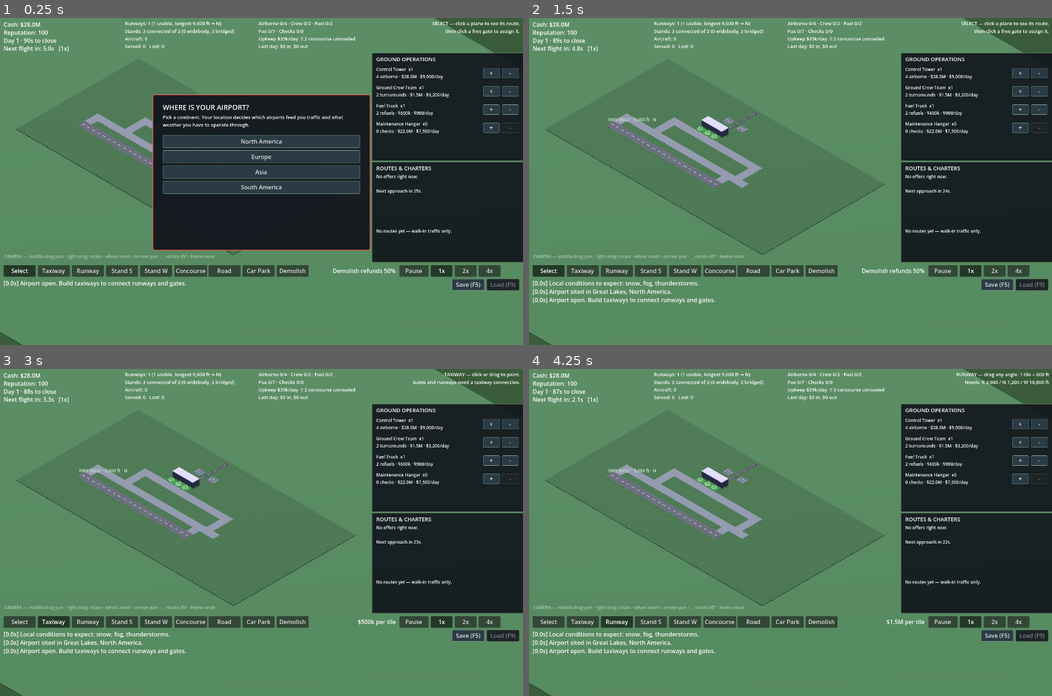
Above: before the commit, frames 1-4 (two rows, left to right).
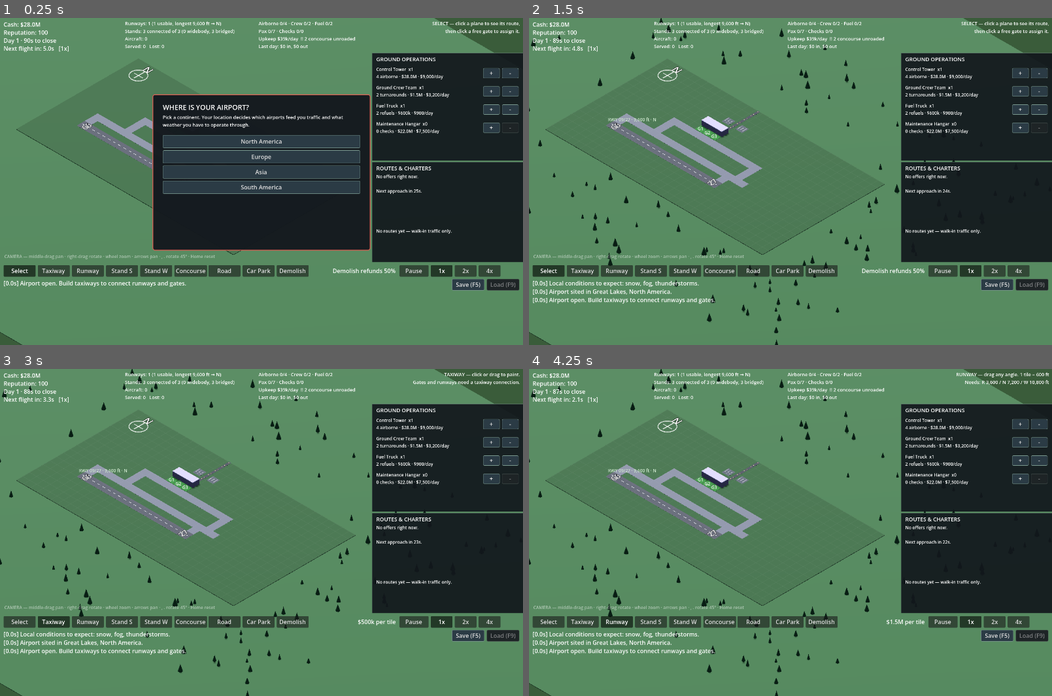
Above: after the commit, the same moments.

Repository: gerp93/airport
Game: Godot game, scene res://Main.tscn
Same seed, same stepped clock (60 frames per second), same inputs: the game is played once before the commit and once after it.
Inputs:
- Up to frame 1 (0.25 s): no input
- Up to frame 2 (1.5 s): click "North America" at 0.5 s; click "Great Lakes — Snow, Fog, Thun…" at 1.25 s
- Up to frame 3 (3 s): click "Select" at 2 s; click "Taxiway" at 2.75 s
- Up to frame 4 (4.25 s): click "Runway" at 3.5 s

The runs differ from the first frame. In frame 1, less than 0.1% of the frame differs, in the area x 15-30%, y 14-34%; in frame 2, 1.0%, in the area x 0-82%, y 0-100%; in frame 3, 1.0%; in frame 4, 1.0%.

Commit message:
Add regional terrain, animated weather, closure banner and markings
Five visual additions, none of which touch the simulation or the save
format.

Terrain: nine terrain types in Regions.gd, mapped across the twelve
regions, each setting ground colour and what is scattered outside the
fence — mountains with snow caps for Alpine and Andean, mesas for the
desert, conifers, palms, dunes and scrub elsewhere. Scatter is seeded
from the terrain name so the skyline is stable across rebuilds; a fresh
scatter on every taxiway placed would make the horizon crawl.

Weather: CPUParticles3D (not GPU — the project runs gl_compatibility)
for snow, rain and drifting fog, parented to the camera pivot so it
follows the view rather than sitting over one corner of the field.

Closure: a pulsing banner across the top of the view. A closure stops
every movement on the field and previously said so only as one line in
a scrolling log.

Runway designators painted on the pavement at each threshold. This
needed a new AirportGrid.runway_end_labels(): runway_headings() sorts
its pair so the name reads low-first, which throws away which number
belongs at which end, and a painted marking cannot be sorted — the
number under your wheels is the heading you fly once you rotate.

Compass rose on the field's north-west corner. Painted as ground
geometry rather than a HUD widget so it stays truthful as the camera
rotates; north reads up-and-right at the default 45 yaw, which is
correct rather than a bug.

Co-Authored-By: Claude Sonnet 5 <noreply@anthropic.com>

Diff:
--- a/AirportGrid.gd
+++ b/AirportGrid.gd
@@ -434,6 +434,52 @@
 		suffix = ["L", "C", "R"][idx]
 	var mirrored: String = {"L": "R", "R": "L", "C": "C"}.get(suffix, suffix)
 	return "%02d%s/%02d%s" % [pair[0], suffix, pair[1], mirrored]
+
+
+# The designator painted on each threshold, as [at_a, at_b].
+#
+# `runway_headings` sorts its pair so the name reads low-first, which throws away
+# which number belongs at which end. The painted marking cannot be sorted: the
+# number under your wheels is the heading you will be flying once you rotate, so
+# the a->b heading is painted at a and its reciprocal at b.
+func runway_end_labels(r: Dictionary) -> Array:
+	var d: Vector2 = runway_direction(r)
+	var deg: float = rad_to_deg(atan2(d.x, -d.y))
+	if deg < 0.0:
+		deg += 360.0
+	var at_a := int(round(deg / 10.0))
+	if at_a == 0:
+		at_a = 36
+	var at_b := at_a + 18
+	if at_b > 36:
+		at_b -= 36
+
+	# Parallel runways carry L/C/R, and the suffix mirrors at the far end exactly
+	# as it does in reality — 09L is 27R read from the other threshold.
+	var suffix := ""
+	var pair := runway_headings(r)
+	var siblings := []
+	for other in runways:
+		if runway_headings(other) == pair:
+			siblings.append(other)
+	if siblings.size() > 1:
+		var axis := runway_direction(r)
+		var perp := Vector2(-axis.y, axis.x)
+		siblings.sort_custom(func(x, y): return perp.dot(x["a"]) < perp.dot(y["a"]))
+		var idx := 0
+		for i in siblings.size():
+			if siblings[i]["id"] == r["id"]:
+				idx = i
+				break
+		if siblings.size() == 2:
+			suffix = "L" if idx == 0 else "R"
+		elif siblings.size() == 3:
+			suffix = ["L", "C", "R"][idx]
+		else:
+			suffix = str(idx + 1)
+
+	var mirrored: String = {"L": "R", "R": "L", "C": "C"}.get(suffix, suffix)
+	return ["%02d%s" % [at_a, suffix], "%02d%s" % [at_b, mirrored]]
 
 
 # Taxiway touching the pavement nearest the threshold: where an outbound aircraft
--- a/Main.gd
+++ b/Main.gd
@@ -228,6 +228,12 @@
 @onready var tool_info_label: Label = $UI/ToolInfoLabel
 @onready var log_label: RichTextLabel = $UI/LogLabel
 
+# Built in code rather than added to Main.tscn: it is a full-width overlay that
+# only ever appears during a closure, and keeping it here keeps the scene file
+# describing the permanent HUD.
+var closure_banner: Panel
+var closure_label: Label
+
 
 func _ready() -> void:
 	randomize()
@@ -265,6 +271,7 @@
 	$UI/SaveBtn.pressed.connect(save_game)
 	$UI/LoadBtn.pressed.connect(load_game)
 	_refresh_save_buttons()
+	_build_closure_banner()
 
 	# Godot's default Button style nearly vanishes on a dark panel, so the sidebar
 	# controls get an explicit one.
@@ -296,6 +303,52 @@
 	# session — they shouldn't make a network call or depend on GitHub being up.
 	if not (_echo_log or _auto_sign):
 		_check_for_update()
+
+
+# A closure stops every movement on the field, which previously said so only as
+# one line in a scrolling log. It is the single most consequential thing the
+# weather does, so it gets a banner across the top of the view.
+func _build_closure_banner() -> void:
+	closure_banner = Panel.new()
+	var style := StyleBoxFlat.new()
+	style.bg_color = Color(0.42, 0.10, 0.10, 0.93)
+	style.border_color = Color(1.0, 0.45, 0.35)
+	style.border_width_left = 2
+	style.border_width_top = 2
+	style.border_width_right = 2
+	style.border_width_bottom = 2
+	style.corner_radius_top_left = 5
+	style.corner_radius_top_right = 5
+	style.corner_radius_bottom_left = 5
+	style.corner_radius_bottom_right = 5
+	closure_banner.add_theme_stylebox_override("panel", style)
+	closure_banner.position = Vector2(150, 104)
+	closure_banner.size = Vector2(724, 48)
+	closure_banner.visible = false
+	$UI.add_child(closure_banner)
+
+	closure_label = Label.new()
+	closure_label.position = Vector2(0, 0)
+	closure_label.size = Vector2(724, 48)
+	closure_label.horizontal_alignment = HORIZONTAL_ALIGNMENT_CENTER
+	closure_label.vertical_alignment = VERTICAL_ALIGNMENT_CENTER
+	closure_label.add_theme_font_size_override("font_size", 20)
+	closure_label.add_theme_color_override("font_color", Color(1, 0.92, 0.88))
+	closure_banner.add_child(closure_label)
+
+
+func _update_closure_banner() -> void:
+	var closed := wx_closed()
+	closure_banner.visible = closed
+	if not closed:
+		return
+	closure_label.text = "⛔  AIRPORT CLOSED — %s  ·  %s" % [
+		weather.get("name", "Weather"), weather.get("blurb", ""),
+	]
+	# Slow pulse on the border, so it stays noticeable without strobing.
+	var pulse: float = 0.55 + 0.45 * absf(sin(time_elapsed * 2.2))
+	var sb: StyleBoxFlat = closure_banner.get_theme_stylebox("panel")
+	sb.border_color = Color(1.0, 0.45, 0.35, pulse)
 
 
 func _check_for_update() -> void:
@@ -364,6 +417,9 @@
 			return
 		region = regions[i]
 		setup_stage = 2
+		# Terrain is purely cosmetic, but it can only be applied now: the
+		# renderer is built in _ready, well before a region exists.
+		render3d.set_terrain(Regions.TERRAIN[region["terrain"]])
 		_show_setup()
 		add_log("Airport sited in %s, %s." % [region["name"], continent_name])
 		var kinds := []
@@ -2140,7 +2196,9 @@
 	render3d.rebuild_if_dirty()
 	render3d.sync_gates()
 	render3d.sync_planes(_plane_records())
+	render3d.set_weather(weather.get("kind", ""))
 	_sync_ghost()
+	_update_closure_banner()
 
 
 # Altitude is a rendering concern only — the simulation is still purely 2D, and
--- a/Regions.gd
+++ b/Regions.gd
@@ -36,12 +36,78 @@
 	},
 }
 
+# Terrain is cosmetic — it changes the ground colour and what is scattered
+# around the airport perimeter, never the simulation. Regions share terrains
+# where they plausibly look alike, rather than each inventing its own.
+#
+#   field    - the airport's own ground, inside the fence
+#   surround - the land beyond it
+#   feature  - what is scattered outside the perimeter
+#   accent   - snow caps, foliage; meaning depends on the feature
+const TERRAIN := {
+	"temperate": {
+		"name": "temperate grassland",
+		"field": Color(0.19, 0.31, 0.19), "surround": Color(0.227, 0.361, 0.227),
+		"feature": "conifers", "feature_color": Color(0.13, 0.26, 0.16),
+		"accent": Color(0.20, 0.34, 0.20), "density": 150,
+	},
+	"desert": {
+		"name": "desert",
+		"field": Color(0.62, 0.51, 0.33), "surround": Color(0.70, 0.58, 0.39),
+		"feature": "mesas", "feature_color": Color(0.55, 0.36, 0.25),
+		"accent": Color(0.66, 0.46, 0.32), "density": 70,
+	},
+	"forest": {
+		"name": "temperate rainforest",
+		"field": Color(0.17, 0.28, 0.18), "surround": Color(0.15, 0.25, 0.17),
+		"feature": "conifers", "feature_color": Color(0.09, 0.20, 0.12),
+		"accent": Color(0.14, 0.28, 0.16), "density": 320,
+	},
+	"coastal": {
+		"name": "coastal lowland",
+		"field": Color(0.24, 0.33, 0.24), "surround": Color(0.28, 0.36, 0.28),
+		"feature": "dunes", "feature_color": Color(0.61, 0.57, 0.40),
+		"accent": Color(0.42, 0.45, 0.34), "density": 110,
+	},
+	"alpine": {
+		"name": "alpine",
+		"field": Color(0.24, 0.31, 0.24), "surround": Color(0.28, 0.33, 0.29),
+		"feature": "mountains", "feature_color": Color(0.34, 0.35, 0.38),
+		"accent": Color(0.93, 0.95, 0.97), "density": 46,
+	},
+	"highland": {
+		"name": "high sierra",
+		"field": Color(0.42, 0.36, 0.26), "surround": Color(0.46, 0.39, 0.29),
+		"feature": "mountains", "feature_color": Color(0.44, 0.33, 0.26),
+		"accent": Color(0.88, 0.86, 0.82), "density": 52,
+	},
+	"scrubland": {
+		"name": "dry scrub",
+		"field": Color(0.42, 0.42, 0.25), "surround": Color(0.48, 0.46, 0.29),
+		"feature": "scrub", "feature_color": Color(0.31, 0.35, 0.21),
+		"accent": Color(0.52, 0.48, 0.30), "density": 170,
+	},
+	"tropical": {
+		"name": "tropical",
+		"field": Color(0.18, 0.34, 0.20), "surround": Color(0.16, 0.31, 0.19),
+		"feature": "palms", "feature_color": Color(0.14, 0.30, 0.17),
+		"accent": Color(0.22, 0.42, 0.22), "density": 200,
+	},
+	"steppe": {
+		"name": "open steppe",
+		"field": Color(0.47, 0.44, 0.28), "surround": Color(0.52, 0.48, 0.31),
+		"feature": "scrub", "feature_color": Color(0.40, 0.39, 0.24),
+		"accent": Color(0.55, 0.51, 0.33), "density": 80,
+	},
+}
+
 const CONTINENTS := [
 	{
 		"name": "North America",
 		"regions": [
 			{
 				"name": "Great Lakes",
+				"terrain": "temperate",
 				"weather": ["snow", "fog", "storm"],
 				"origins": [
 					["HRB", "Harbour Point"], ["KWN", "Kewanee"], ["MTC", "Mount Clair"],
@@ -50,6 +116,7 @@
 			},
 			{
 				"name": "Desert Southwest",
+				"terrain": "desert",
 				"weather": ["heat", "storm", "crosswind"],
 				"origins": [
 					["RDM", "Red Mesa"], ["SLV", "Silverton"], ["CTS", "Cactus Flat"],
@@ -58,6 +125,7 @@
 			},
 			{
 				"name": "Pacific Northwest",
+				"terrain": "forest",
 				"weather": ["fog", "storm", "crosswind"],
 				"origins": [
 					["EVG", "Evergreen"], ["CDR", "Cedar Sound"], ["RNR", "Rainier Vale"],
@@ -71,6 +139,7 @@
 		"regions": [
 			{
 				"name": "North Sea Coast",
+				"terrain": "coastal",
 				"weather": ["fog", "storm", "crosswind"],
 				"origins": [
 					["NHV", "Norderhaven"], ["BRG", "Bruggen"], ["ALK", "Aalkirk"],
@@ -79,6 +148,7 @@
 			},
 			{
 				"name": "Alpine Interior",
+				"terrain": "alpine",
 				"weather": ["snow", "fog", "crosswind"],
 				"origins": [
 					["HCB", "Hochberg"], ["VLD", "Valdenne"], ["STM", "Steinmark"],
@@ -87,6 +157,7 @@
 			},
 			{
 				"name": "Mediterranean",
+				"terrain": "scrubland",
 				"weather": ["heat", "storm", "fog"],
 				"origins": [
 					["PLR", "Portalero"], ["CSB", "Casabella"], ["ARG", "Argenta"],
@@ -100,6 +171,7 @@
 		"regions": [
 			{
 				"name": "Monsoon Coast",
+				"terrain": "tropical",
 				"weather": ["storm", "fog", "heat"],
 				"origins": [
 					["KLB", "Kalibang"], ["SRT", "Sri Tanah"], ["MDN", "Madanpur"],
@@ -108,6 +180,7 @@
 			},
 			{
 				"name": "Central Steppe",
+				"terrain": "steppe",
 				"weather": ["snow", "crosswind", "heat"],
 				"origins": [
 					["AQT", "Aqtobe Vale"], ["KRG", "Karagan"], ["ULN", "Ulan Dabaa"],
@@ -116,6 +189,7 @@
 			},
 			{
 				"name": "Island Pacific",
+				"terrain": "tropical",
 				"weather": ["storm", "crosswind", "fog"],
 				"origins": [
 					["ISH", "Ishimura"], ["TKY", "Tokoyama"], ["NHA", "Naha Retto"],
@@ -129,6 +203,7 @@
 		"regions": [
 			{
 				"name": "Andean Highlands",
+				"terrain": "highland",
 				"weather": ["heat", "fog", "crosswind"],
 				"origins": [
 					["ALT", "Altiplano"], ["CZC", "Cuzcala"], ["PAZ", "La Paza"],
@@ -137,6 +212,7 @@
 			},
 			{
 				"name": "Tropical Lowlands",
+				"terrain": "tropical",
 				"weather": ["storm", "heat", "fog"],
 				"origins": [
 					["MNU", "Manaura"], ["BLM", "Belem Verde"], ["IQT", "Iquita"],
@@ -145,6 +221,7 @@
 			},
 			{
 				"name": "Southern Cone",
+				"terrain": "temperate",
 				"weather": ["crosswind", "storm", "snow"],
 				"origins": [
 					["PTG", "Patagon"], ["BHB", "Bahia Blanca Sur"], ["MTV", "Montevida"],
--- a/Render3D.gd
+++ b/Render3D.gd
@@ -34,6 +34,8 @@
 # --- palette (carried over from the old 2D _draw(), so the game still reads as
 # itself — only the projection and the addition of height changed) ------------
 
+# Ground colours are per-region now (see Regions.TERRAIN); these are the fallback
+# used before a region has been chosen, and match the original temperate look.
 const COL_OUTSIDE := Color(0.227, 0.361, 0.227)
 const COL_FIELD := Color(0.19, 0.31, 0.19)
 const COL_TAXIWAY := Color(0.40, 0.40, 0.43)
@@ -93,6 +95,10 @@
 var _gate_nodes := {}
 var _mats := {}
 var _livery_cache := {}
+
+var _terrain: Dictionary = {}
+var _weather_kind := ""
+var _weather: CPUParticles3D
 
 var _yaw_deg := ISO_YAW_DEG
 var _pan := Vector2.ZERO
@@ -320,14 +326,178 @@
 	_build_gates()
 
 
+# Terrain is cosmetic and arrives only once the player picks a region, which is
+# after the renderer already exists — so it is applied late and forces a rebuild.
+func set_terrain(t: Dictionary) -> void:
+	_terrain = t
+	_mats.clear()
+	mark_layout_dirty()
+
+
+func _terrain_color(key: String, fallback: Color) -> Color:
+	if _terrain.has(key):
+		return _terrain[key]
+	return fallback
+
+
 func _build_ground() -> void:
 	var r: Rect2 = grid.grid_rect()
 	# A skirt well beyond the buildable area, so the field does not simply end in
 	# mid-air at this camera angle.
 	_slab(_static_root, Vector3(r.size.x * 4.0, 2.0, r.size.y * 4.0),
-		w3(r.position + r.size * 0.5, -2.0), _mat("skirt", COL_OUTSIDE))
+		w3(r.position + r.size * 0.5, -2.0),
+		_mat("skirt", _terrain_color("surround", COL_OUTSIDE)))
 	_slab(_static_root, Vector3(r.size.x, 2.0, r.size.y),
-		w3(r.position + r.size * 0.5, 0.0), _mat("field", COL_FIELD))
+		w3(r.position + r.size * 0.5, 0.0),
+		_mat("field", _terrain_color("field", COL_FIELD)))
+	_build_terrain_features()
+	_build_compass()
+
+
+# Scatter whatever the region grows outside the fence. Deterministic from the
+# terrain name so the skyline is stable across rebuilds — a fresh scatter every
+# time a taxiway is placed would make the horizon crawl.
+func _build_terrain_features() -> void:
+	if _terrain.is_empty():
+		return
+	var kind: String = _terrain.get("feature", "none")
+	if kind == "none":
+		return
+
+	var rng := RandomNumberGenerator.new()
+	rng.seed = hash(str(_terrain.get("name", "x")))
+
+	var r: Rect2 = grid.grid_rect()
+	# Keep a clear margin so nothing sprouts on the apron, and stay inside the
+	# skirt so features never float off its edge.
+	var inner := r.grow(AirportGrid.TILE * 1.5)
+	var outer := r.grow(AirportGrid.TILE * 13.0)
+	var body := _mat("feat", _terrain_color("feature_color", COL_OUTSIDE))
+	var accent := _mat("feataccent", _terrain_color("accent", COL_OUTSIDE))
+
+	var want: int = int(_terrain.get("density", 100))
+	var placed := 0
+	var guard := 0
+	while placed < want and guard < want * 12:
+		guard += 1
+		var p := Vector2(
+			rng.randf_range(outer.position.x, outer.end.x),
+			rng.randf_range(outer.position.y, outer.end.y))
+		if inner.has_point(p):
+			continue
+		_spawn_feature(kind, p, rng, body, accent)
+		placed += 1
+
+
+func _spawn_feature(kind: String, p: Vector2, rng: RandomNumberGenerator,
+		body: Material, accent: Material) -> void:
+	match kind:
+		"mountains":
+			# Big enough to actually ring the airport rather than read as rubble.
+			var h: float = rng.randf_range(90.0, 240.0)
+			var rad: float = h * rng.randf_range(0.45, 0.75)
+			_cone(p, rad, h, body)
+			# Snow line only on the taller peaks, which is what makes a range
+			# read as a range instead of a row of identical cones.
+			if h > 150.0:
+				_cone(p + Vector2(0.0, 0.0), rad * 0.34, h * 0.3, accent, h * 0.72)
+		"conifers":
+			var th: float = rng.randf_range(16.0, 30.0)
+			_cone(p, th * rng.randf_range(0.24, 0.34), th, body)
+		"palms":
+			var ph: float = rng.randf_range(20.0, 34.0)
+			_cylinder(p, 1.1, ph, accent)
+			_cone(p, 7.0, 8.0, body, ph * 0.86)
+		"mesas":
+			var mh: float = rng.randf_range(14.0, 34.0)
+			var mw: float = mh * rng.randf_range(0.8, 1.5)
+			var mi := _slab(_static_root, Vector3(mw, mh, mw * rng.randf_range(0.6, 1.0)),
+				w3(p, mh * 0.5), body)
+			mi.rotation.y = rng.randf_range(0.0, TAU)
+		"dunes":
+			var dh: float = rng.randf_range(6.0, 16.0)
+			var sm := SphereMesh.new()
+			sm.radius = dh * rng.randf_range(2.2, 4.0)
+			sm.height = dh * 2.0
+			var d := MeshInstance3D.new()
+			d.mesh = sm
+			d.material_override = body
+			d.position = w3(p, 0.0)
+			_static_root.add_child(d)
+		"scrub":
+			var sh: float = rng.randf_range(3.0, 7.0)
+			var s2 := SphereMesh.new()
+			s2.radius = sh
+			s2.height = sh * 1.4
+			var b := MeshInstance3D.new()
+			b.mesh = s2
+			b.material_override = body
+			b.position = w3(p, sh * 0.4)
+			_static_root.add_child(b)
+
+
+func _cone(p: Vector2, radius: float, height: float, mat: Material, base: float = 0.0) -> void:
+	var cm := CylinderMesh.new()
+	cm.top_radius = 0.0
+	cm.bottom_radius = radius
+	cm.height = height
+	cm.radial_segments = 7
+	var mi := MeshInstance3D.new()
+	mi.mesh = cm
+	mi.material_override = mat
+	mi.position = w3(p, base + height * 0.5)
+	_static_root.add_child(mi)
+
+
+func _cylinder(p: Vector2, radius: float, height: float, mat: Material) -> void:
+	var cm := CylinderMesh.new()
+	cm.top_radius = radius
+	cm.bottom_radius = radius
+	cm.height = height
+	cm.radial_segments = 6
+	var mi := MeshInstance3D.new()
+	mi.mesh = cm
+	mi.material_override = mat
+	mi.position = w3(p, height * 0.5)
+	_static_root.add_child(mi)
+
+
+# A compass rose painted on the field's north-west corner. World -y is north (the
+# same convention runway designators use), and because it is real ground geometry
+# rather than a HUD widget it stays truthful as the camera rotates.
+#
+# Painted inside the field rather than out on the surround: outside it sits
+# beyond the camera's default framing and is simply never seen. It is only a
+# ground marking, so building over it is harmless.
+func _build_compass() -> void:
+	var r: Rect2 = grid.grid_rect()
+	var c := r.position + Vector2(AirportGrid.TILE * 2.2, AirportGrid.TILE * 2.2)
+	var ink := _mat("compass", Color(0.93, 0.95, 0.93, 0.85), true)
+
+	var ring := TorusMesh.new()
+	ring.inner_radius = 30.0
+	ring.outer_radius = 33.0
+	var rm := MeshInstance3D.new()
+	rm.mesh = ring
+	rm.material_override = ink
+	rm.position = w3(c, H_MARKING)
+	_static_root.add_child(rm)
+
+	# North needle, then a shorter cross-bar for the other three points.
+	_slab(_static_root, Vector3(4.0, 0.6, 54.0), w3(c + Vector2(0.0, -6.0), H_MARKING), ink)
+	_slab(_static_root, Vector3(40.0, 0.6, 3.0), w3(c, H_MARKING), ink)
+
+	var n := Label3D.new()
+	n.text = "N"
+	n.font_size = 96
+	n.pixel_size = 0.42
+	n.modulate = Color(0.95, 0.97, 0.95)
+	n.billboard = BaseMaterial3D.BILLBOARD_DISABLED
+	n.double_sided = true
+	n.no_depth_test = false
+	n.rotation_degrees = Vector3(-90.0, 0.0, 0.0)
+	n.position = w3(c + Vector2(0.0, -46.0), H_MARKING)
+	_static_root.add_child(n)
 
 
 func _build_tiles() -> void:
@@ -446,6 +616,31 @@
 		for i in dashes:
 			var f: float = (float(i) + 0.5) / float(dashes)
 			_slab(_static_root, Vector3(12.0, 0.6, 1.8), w3(ea.lerp(eb, f), H_MARKING), mark, yaw)
+
+		# Threshold designators, painted on the pavement at each end.
+		var ends: Array = grid.runway_end_labels(r)
+		_paint_designator(ends[0], ea + axis * (t * 0.9), axis)
+		_paint_designator(ends[1], eb - axis * (t * 0.9), -axis)
+
+
+# Painted flat on the pavement rather than drawn as a screen-space label: it is a
+# runway marking, so it belongs to the ground and should rotate with the strip
+# and with the camera. `facing` is the direction a departing aircraft is looking,
+# which is the direction the numerals must read.
+func _paint_designator(text: String, at: Vector2, facing: Vector2) -> void:
+	var l := Label3D.new()
+	l.text = text
+	l.font_size = 128
+	l.pixel_size = 0.24
+	l.modulate = Color(0.94, 0.94, 0.94)
+	l.billboard = BaseMaterial3D.BILLBOARD_DISABLED
+	l.double_sided = true
+	l.horizontal_alignment = HORIZONTAL_ALIGNMENT_CENTER
+	l.vertical_alignment = VERTICAL_ALIGNMENT_CENTER
+	# Lay it flat (-90 about X), then spin it so its "up" runs down the strip.
+	l.rotation_degrees = Vector3(-90.0, rad_to_deg(-facing.angle() - PI * 0.5), 0.0)
+	l.position = w3(at, H_MARKING)
+	_static_root.add_child(l)
 
 
 func _build_gates() -> void:
@@ -588,6 +783,86 @@
 			continue
 		(_plane_nodes[id]["container"] as Node3D).queue_free()
 		_plane_nodes.erase(id)
+
+
+# --- weather ----------------------------------------------------------------
+#
+# CPUParticles3D rather than GPUParticles3D: the project runs the
+# gl_compatibility renderer, where CPU particles are the dependable option.
+#
+# The emitter is parented to the camera pivot and emits from a flat box above it,
+# so precipitation follows the view instead of being a patch of weather sitting
+# over one corner of a field the player may have panned away from.
+
+## `kind` is a Regions.WEATHER key, or "" for clear.
+func set_weather(kind: String) -> void:
+	if kind == _weather_kind:
+		return
+	_weather_kind = kind
+
+	if _weather != null:
+		_weather.queue_free()
+		_weather = null
+	if kind != "snow" and kind != "storm" and kind != "fog":
+		return
+
+	var p := CPUParticles3D.new()
+	p.local_coords = false
+	p.emission_shape = CPUParticles3D.EMISSION_SHAPE_BOX
+	p.emission_box_extents = Vector3(900.0, 4.0, 900.0)
+	p.position = Vector3(0.0, 620.0, 0.0)
+	p.draw_order = CPUParticles3D.DRAW_ORDER_VIEW_DEPTH
+
+	var mesh := QuadMesh.new()
+	var mat := StandardMaterial3D.new()
+	mat.shading_mode = BaseMaterial3D.SHADING_MODE_UNSHADED
+	mat.transparency = BaseMaterial3D.TRANSPARENCY_ALPHA
+	mat.billboard_mode = BaseMaterial3D.BILLBOARD_ENABLED
+	mat.vertex_color_use_as_albedo = true
+
+	match kind:
+		"snow":
+			mesh.size = Vector2(3.4, 3.4)
+			mat.albedo_color = Color(1, 1, 1, 0.9)
+			p.amount = 1400
+			p.lifetime = 7.0
+			p.gravity = Vector3(0.0, -70.0, 0.0)
+			# Lateral spread makes it drift rather than fall like a curtain.
+			p.initial_velocity_min = 8.0
+			p.initial_velocity_max = 26.0
+			p.direction = Vector3(0.35, -1.0, 0.2)
+			p.spread = 28.0
+		"storm":
+			mesh.size = Vector2(1.1, 13.0)
+			mat.albedo_color = Color(0.68, 0.78, 0.92, 0.55)
+			p.amount = 2200
+			p.lifetime = 2.2
+			p.gravity = Vector3(0.0, -900.0, 0.0)
+			p.initial_velocity_min = 220.0
+			p.initial_velocity_max = 300.0
+			p.direction = Vector3(0.18, -1.0, 0.1)
+			p.spread = 4.0
+		"fog":
+			# Fog is not precipitation — a few big, slow, near-transparent puffs
+			# drifting through read as murk without hiding the airport.
+			mesh.size = Vector2(150.0, 150.0)
+			mat.albedo_color = Color(0.78, 0.82, 0.85, 0.10)
+			p.amount = 26
+			p.lifetime = 26.0
+			p.gravity = Vector3.ZERO
+			p.initial_velocity_min = 4.0
+			p.initial_velocity_max = 12.0
+			p.direction = Vector3(1.0, 0.0, 0.3)
+			p.spread = 12.0
+			p.position = Vector3(0.0, 60.0, 0.0)
+			p.emission_box_extents = Vector3(900.0, 40.0, 900.0)
+
+	mesh.material = mat
+	p.mesh = mesh
+	# Pre-fill, so weather starting does not begin with an empty sky.
+	p.preprocess = p.lifetime
+	_yaw_node.add_child(p)
+	_weather = p
 
 
 # --- build ghost ------------------------------------------------------------
